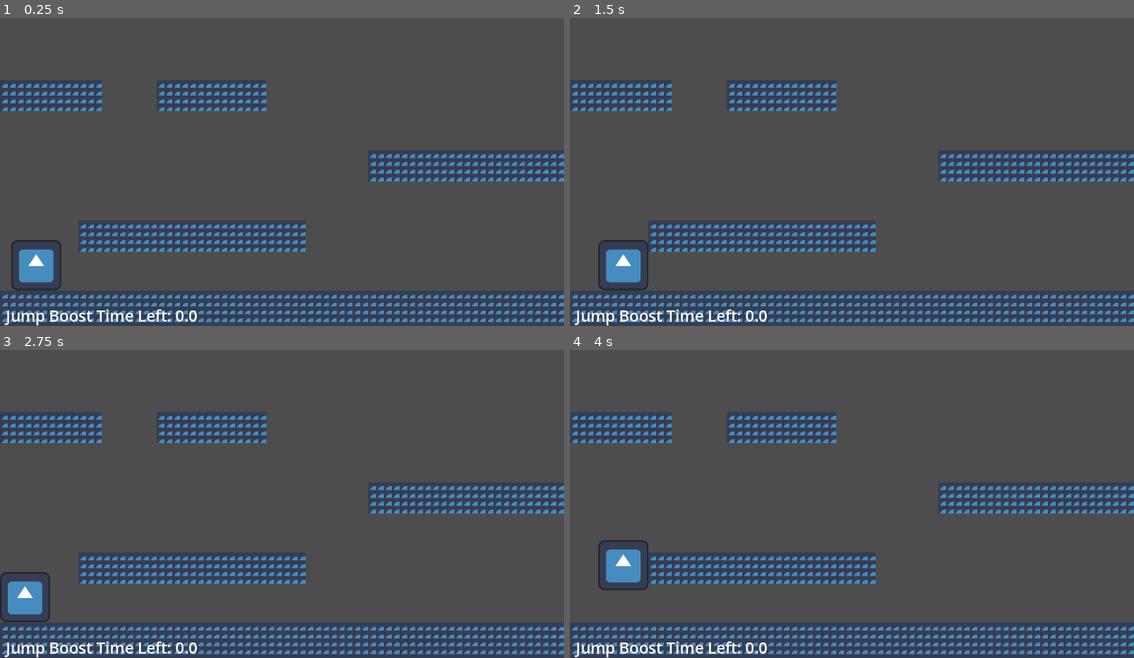
Above: before the commit, frames 1-4 (two rows, left to right).
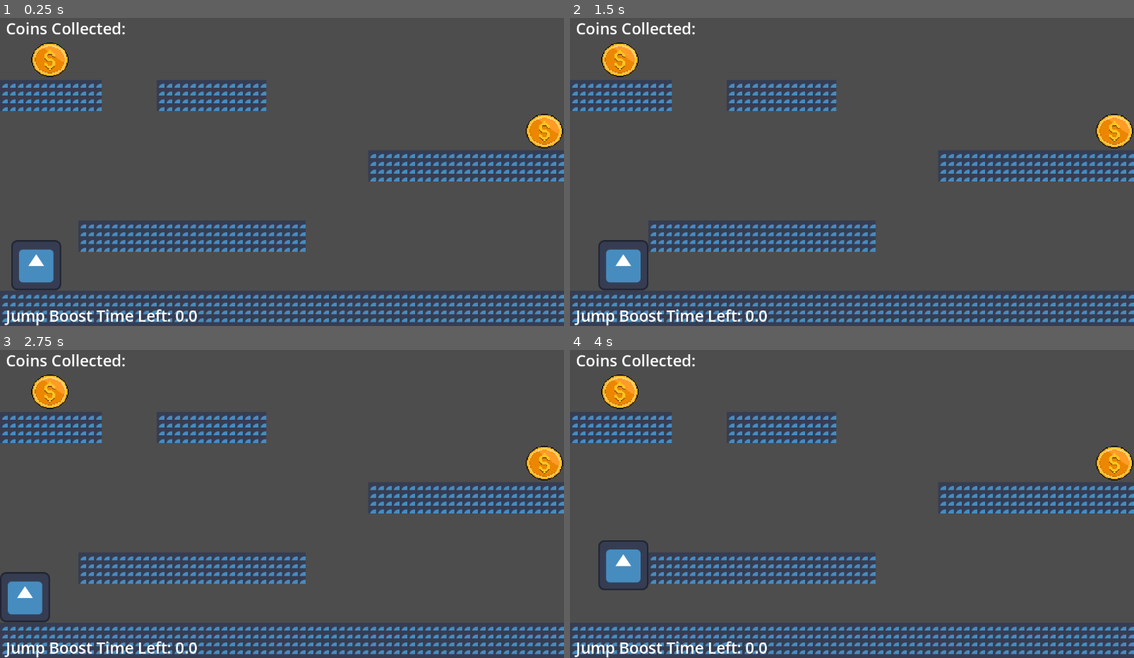
Above: after the commit, the same moments.

Repository: laisammy/resolution-game-dev-platformer
Game: Godot game, scene res://scenes/main/main.tscn
Same seed, same stepped clock (60 frames per second), same inputs: the game is played once before the commit and once after it. The engine's default icon, where the game draws it, is replaced by a stand-in: a white triangle on a blue panel in a dark square.
Inputs:
- Up to frame 1 (0.25 s): no input
- Up to frame 2 (1.5 s): tap Enter (ui_accept) at 0.5, 0.77 s; hold Right (ui_right) from 0.53 s (still down); tap Alt at 0.6 s; tap Shift at 1.35 s
- Up to frame 3 (2.75 s): tap Enter (ui_accept) at 1.52 s; release Right (ui_right) at 2.03 s; hold Left (ui_left) from 2.03 s (still down); tap Alt at 2.1 s
- Up to frame 4 (4 s): tap Enter (ui_accept) at 2.75, 3.02, 3.77 s; release Left (ui_left) at 2.78 s; hold Right (ui_right) from 2.78 s (still down); tap Shift at 2.85 s; tap Alt at 3.6 s

The runs differ from the first frame. In frame 1, 1.5% of the frame differs, in the area x 1-100%, y 1-43%; in frame 2, 1.5%; in frame 3, 1.5%; in frame 4, 1.5%.

Commit message:
Add coin collection

Diff:
--- /dev/null
+++ b/scenes/coin/coin.gd
@@ -0,0 +1,17 @@
+extends Area2D
+
+
+# Called when the node enters the scene tree for the first time.
+func _ready() -> void:
+	pass # Replace with function body.
+
+
+# Called every frame. 'delta' is the elapsed time since the previous frame.
+func _process(delta: float) -> void:
+	pass
+
+
+func _on_body_entered(body: Node2D) -> void:
+	if body is CharacterBody2D:
+		SignalHub.emit_collectCoin()
+		queue_free()
--- /dev/null
+++ b/scenes/coin/coin.tscn
@@ -0,0 +1,20 @@
+[gd_scene format=3 uid="uid://bknb8jewby8ar"]
+
+[ext_resource type="Script" uid="uid://bvobyndmscrhr" path="res://scenes/coin/coin.gd" id="1_u0637"]
+[ext_resource type="Texture2D" uid="uid://dvt2hev28ivcg" path="res://assets/pixelCoin.webp" id="1_yr0ns"]
+
+[sub_resource type="CircleShape2D" id="CircleShape2D_yr0ns"]
+radius = 113.110565
+
+[node name="coin" type="Area2D" unique_id=91072234]
+scale = Vector2(0.3, 0.3)
+script = ExtResource("1_u0637")
+
+[node name="sprite2d" type="Sprite2D" parent="." unique_id=1142508281]
+scale = Vector2(0.3, 0.3)
+texture = ExtResource("1_yr0ns")
+
+[node name="collisionShape2d" type="CollisionShape2D" parent="." unique_id=1665648789]
+shape = SubResource("CircleShape2D_yr0ns")
+
+[connection signal="body_entered" from="." to="." method="_on_body_entered"]
--- a/scenes/hud/hud.gd
+++ b/scenes/hud/hud.gd
@@ -1,10 +1,13 @@
 extends Control
-@onready var label: Label = $label
+@onready var jump_boost: Label = $jumpBoost
+@onready var coins_collected: Label = $coinsCollected
 
+var coins = 0
 
 # Called when the node enters the scene tree for the first time.
 func _ready() -> void:
 	SignalHub.timeLeft.connect(displayTimeLeft)
+	SignalHub.collectCoin.connect(collectCoin)
 
 
 # Called every frame. 'delta' is the elapsed time since the previous frame.
@@ -16,4 +19,8 @@
 	var sec = fmod(timeLeft, 60)
 	var formatString = "%01d.%01d"
 	var actualString = formatString % [sec, msec]
-	label.text = "Jump Boost Time Left: " + actualString
+	jump_boost.text = "Jump Boost Time Left: " + actualString
+
+func collectCoin() -> void:
+	coins += 1
+	coins_collected.text = "Coins Collected: " + str(coins)
--- a/scenes/hud/hud.tscn
+++ b/scenes/hud/hud.tscn
@@ -14,7 +14,7 @@
 grow_vertical = 2
 script = ExtResource("1_48c2t")
 
-[node name="label" type="Label" parent="." unique_id=215591796]
+[node name="jumpBoost" type="Label" parent="." unique_id=215591796]
 layout_mode = 1
 anchors_preset = 2
 anchor_top = 1.0
@@ -23,5 +23,18 @@
 offset_top = -45.0
 offset_right = 194.0
 grow_vertical = 0
-text = "jump boost:"
+text = "Jump Boost Time Left:"
 label_settings = SubResource("LabelSettings_6kolt")
+
+[node name="coinsCollected" type="Label" parent="." unique_id=389036393]
+layout_mode = 1
+anchors_preset = 2
+anchor_top = 1.0
+anchor_bottom = 1.0
+offset_left = 10.0
+offset_top = -633.0
+offset_right = 348.0
+offset_bottom = -588.0
+grow_vertical = 0
+text = "Coins Collected:"
+label_settings = SubResource("LabelSettings_6kolt")
--- a/scenes/main/main.tscn
+++ b/scenes/main/main.tscn
@@ -2,6 +2,7 @@
 
 [ext_resource type="Texture2D" uid="uid://dw2c72nmymha4" path="res://icon.svg" id="1_hyk8p"]
 [ext_resource type="PackedScene" uid="uid://c8us7rwy663pm" path="res://scenes/player/player.tscn" id="2_l3cfh"]
+[ext_resource type="PackedScene" uid="uid://bknb8jewby8ar" path="res://scenes/coin/coin.tscn" id="2_ow5a4"]
 [ext_resource type="Script" uid="uid://bo6pfk2cnoltb" path="res://scenes/main/word_api_requester.gd" id="3_k2fmo"]
 [ext_resource type="PackedScene" uid="uid://mc1okdx6ryxl" path="res://scenes/word/word.tscn" id="4_l3cfh"]
 [ext_resource type="PackedScene" uid="uid://cpf7lxs0fds8r" path="res://scenes/hud/hud.tscn" id="5_6q06x"]
@@ -161,4 +162,10 @@
 offset_right = 2.0
 offset_bottom = 1.0
 
+[node name="coin" parent="." unique_id=91072234 instance=ExtResource("2_ow5a4")]
+position = Vector2(102, 102)
+
+[node name="coin2" parent="." unique_id=457355036 instance=ExtResource("2_ow5a4")]
+position = Vector2(1112, 248)
+
 [connection signal="request_completed" from="wordAPIRequester" to="wordAPIRequester" method="_on_request_completed"]
--- a/scripts/signalHub.gd
+++ b/scripts/signalHub.gd
@@ -2,9 +2,13 @@
 
 signal timeLeft
 signal fetchNextWord
+signal collectCoin
 
 func emit_timeLeft(time: float) -> void:
 	timeLeft.emit(time)
 
 func emit_fetchNextWord() -> void:
 	fetchNextWord.emit()
+
+func emit_collectCoin() -> void:
+	collectCoin.emit()
Binary file added: assets/pixelCoin.webp
Not shown, added: assets/pixelCoin.webp.import
Not shown, added: scenes/coin/coin.gd.uid
